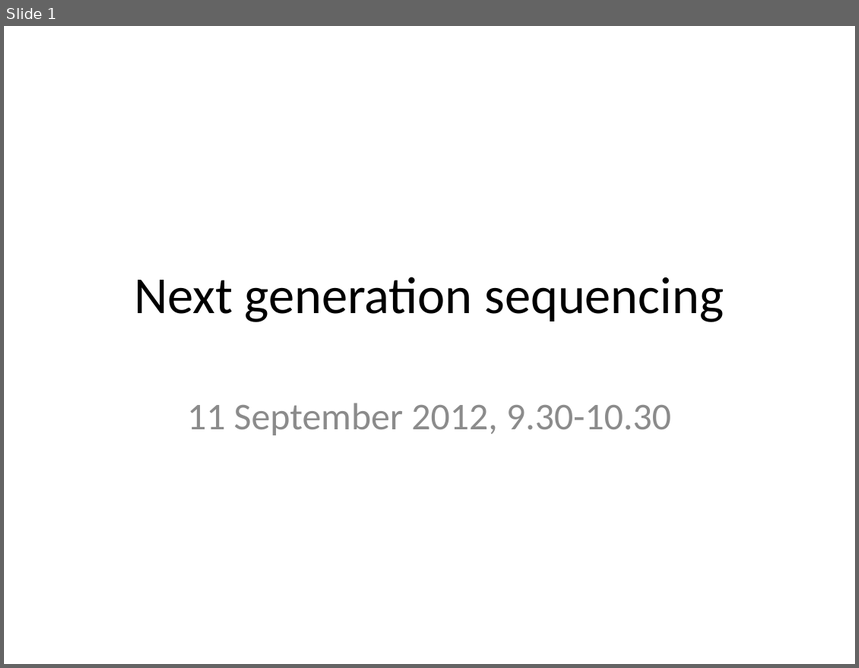
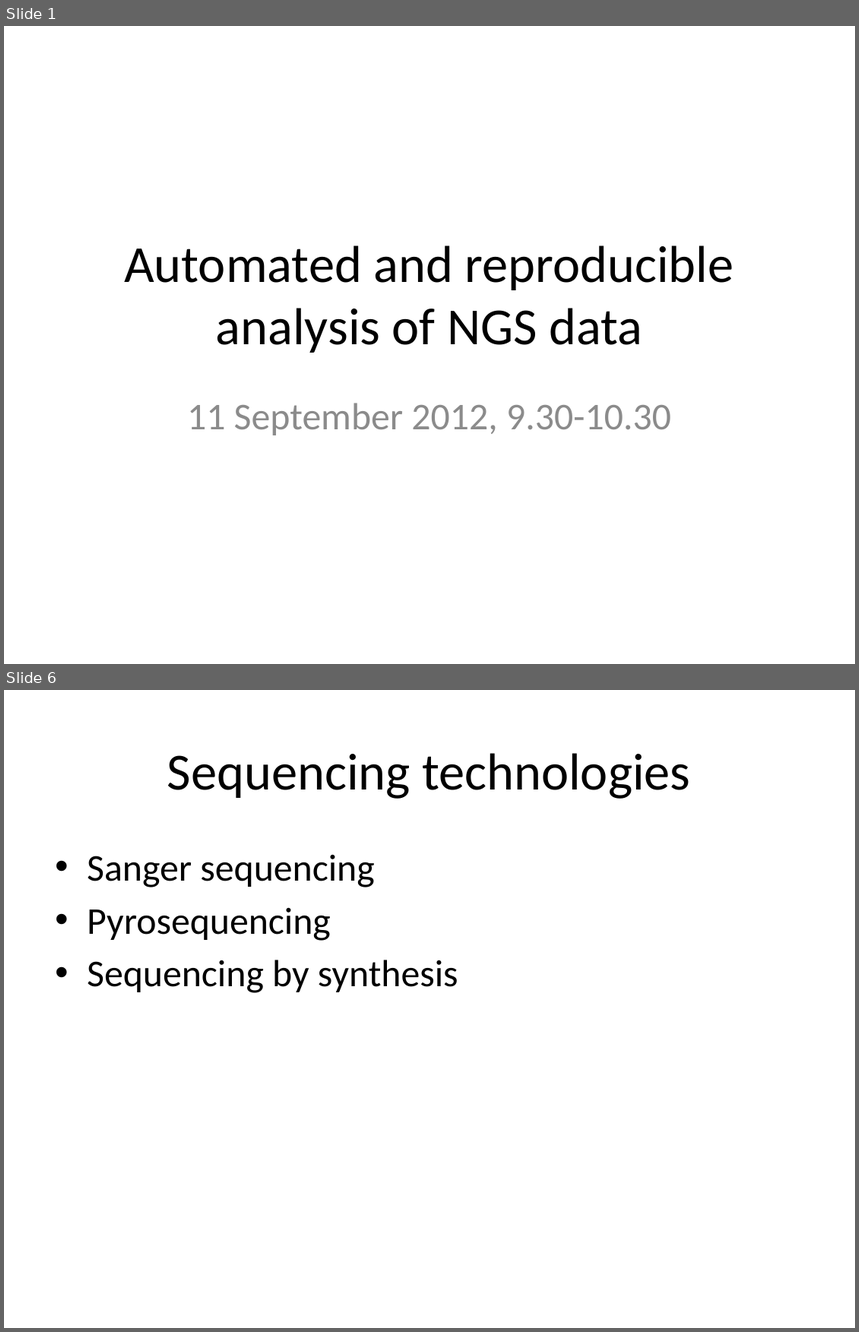
Before and after one commit to rvosa/ngs-workflows, a slide deck: doc/slides/day1/session1/NGSplatforms.pptx. Shown one above the other, each under a label of ours: slide 1 before the commit, slides 1 and 6 after it; the slides between them are not shown. The pictures are 859x668 and 859x1332 pixels, drawn with LibreOffice and Linux fonts; fonts in the diff are those of the drawing. Boxes give left, top, right and bottom in pixels: in the first picture for what was removed or moved away, otherwise in the second. Text is boxed around its words. In the diff, an @@ line names an element or a change of style, - is before the commit and + after.

Commit message:
added slide titles for all slides

```diff
--- a/doc/slides/day1/session1/NGSplatforms.pptx
+++ b/doc/slides/day1/session1/NGSplatforms.pptx
@@ slide 6 added at bbox=[4, 690, 855, 1328], background #FFFFFF @@
@@ title added at bbox=[167, 753, 690, 799], 44 pt, text #000000 @@
+Sequencing technologies
@@ text added at bbox=[87, 854, 458, 993], 32 pt, text #000000 @@
+• Sanger sequencing
+• Pyrosequencing
+• Sequencing by synthesis
@@ slide 1 changed as well @@
@@ title at bbox=[124, 246, 734, 353]: text changed @@
-Next generation sequencing
+Automated and reproducible analysis of NGS data
```
Also in this commit, not shown: 7 other slides added, 15 other files.
